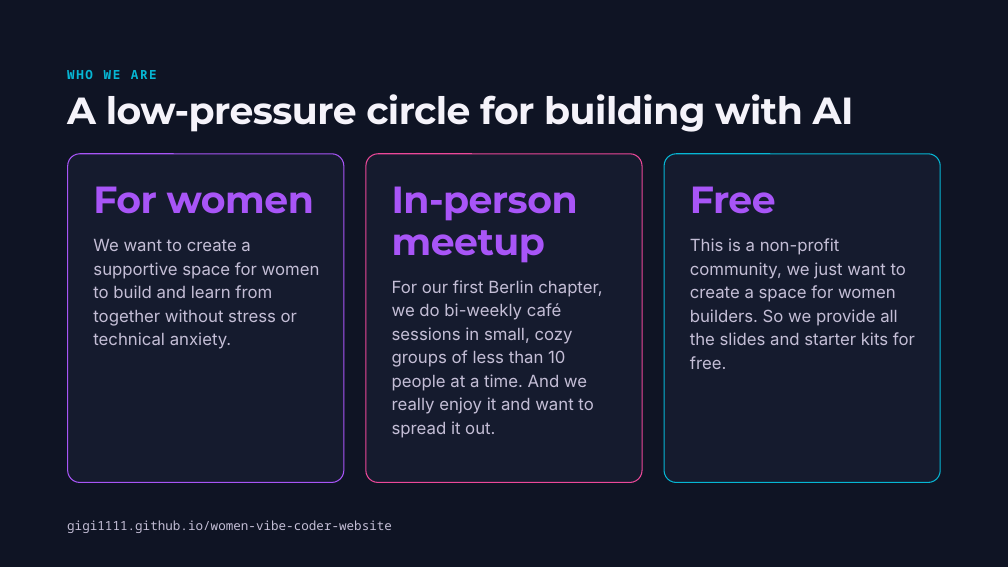
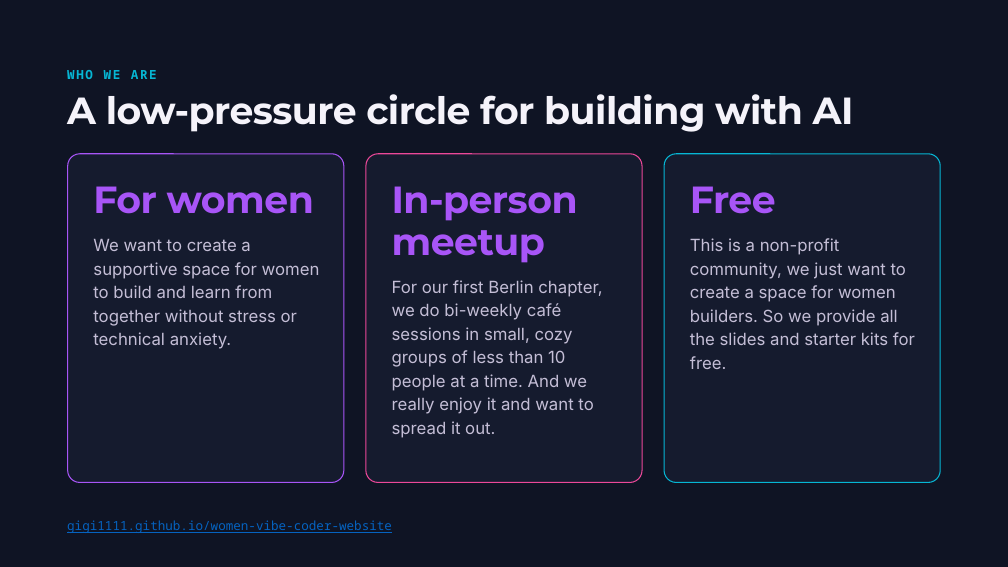
Before and after one commit to Gigi1111/women-vibe-coder-website, a slide deck: slide 2 of assets/downloads/women-vibe-coders-welcome-slides.pptx. Drawn at 1008x567 pixels with LibreOffice and Linux fonts; fonts in the diff are those of the drawing. Boxes give left, top, right and bottom in pixels: in the first picture for what was removed or moved away, otherwise in the second. Text is boxed around its words. In the diff, an @@ line names an element or a change of style, - is before the commit and + after.

```diff
--- a/assets/downloads/women-vibe-coders-welcome-slides.pptx
+++ b/assets/downloads/women-vibe-coders-welcome-slides.pptx
@@ text "gigi1111.github.io/women-vibe-coder-website" at [67, 520, 392, 533]: text colour #C4BED6 to #0563C1, underline on @@
```
Also in this commit, not shown: 5 other slides changed, 4 other files.
